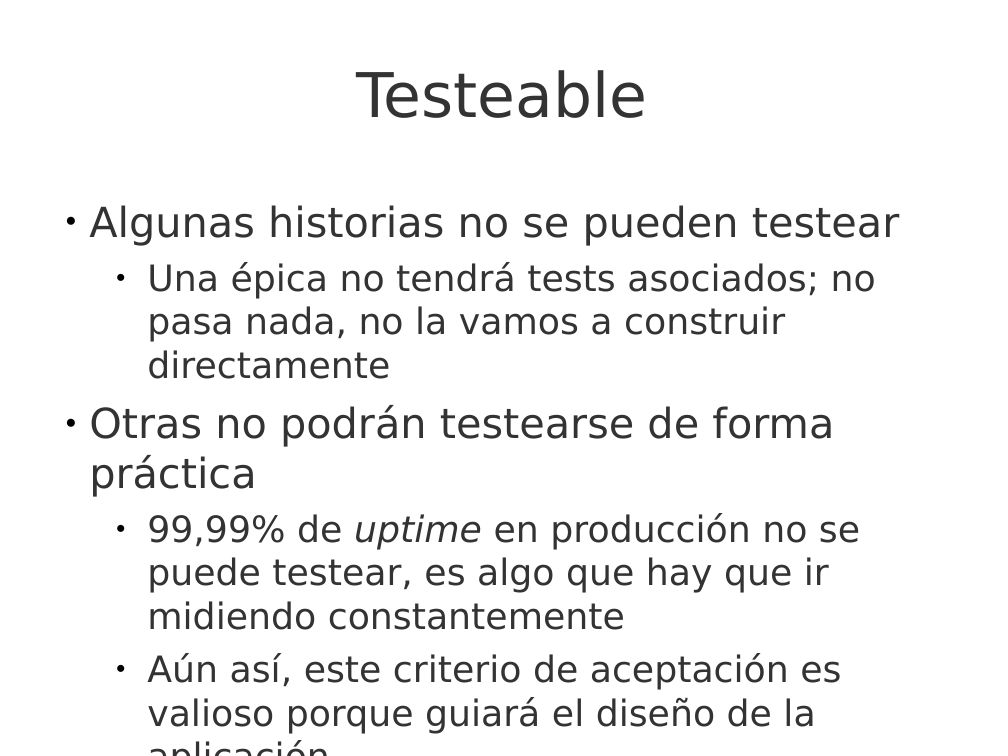
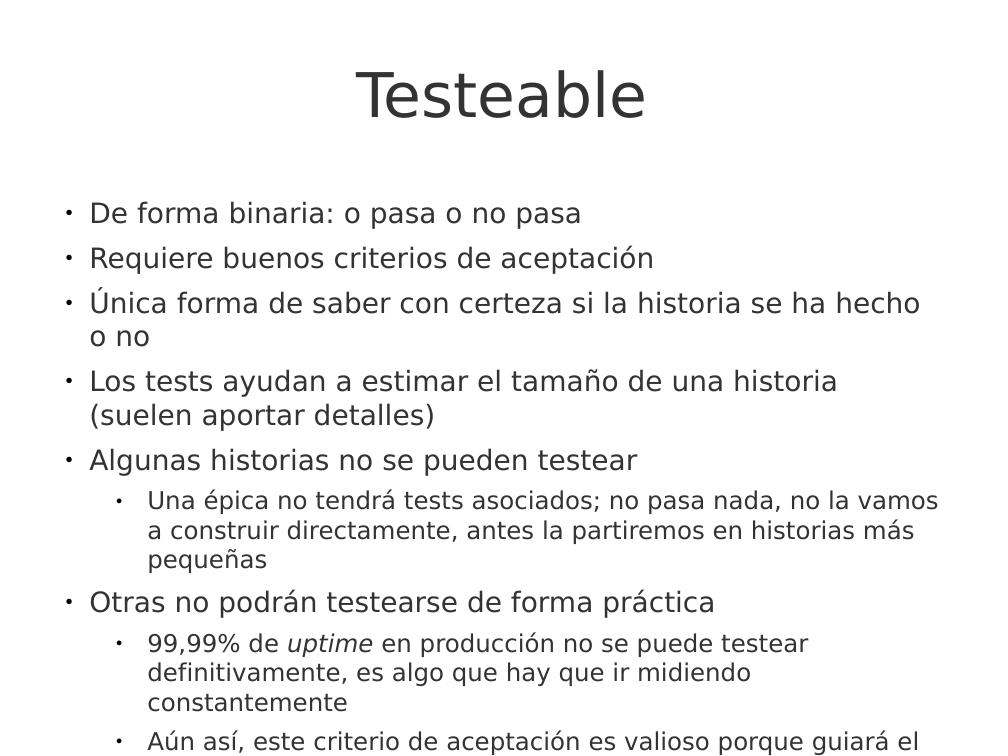
Before and after one commit to UNIZAR-30248-GeProSoft/scrum-slides, a slide deck: slide 29 of 7i_GPS-S04-Scrum-RequisitosHistoriasUsuario.odp (slide 30 before the commit). Drawn at 1008x756 pixels with LibreOffice and Linux fonts; fonts in the diff are those of the drawing; background and template pictures are left out. Boxes give left, top, right and bottom in pixels: in the first picture for what was removed or moved away, otherwise in the second. Text is boxed around its words. In the diff, an @@ line names an element or a change of style, - is before the commit and + after.

```diff
--- a/7i_GPS-S04-Scrum-RequisitosHistoriasUsuario.odp
+++ b/7i_GPS-S04-Scrum-RequisitosHistoriasUsuario.odp
@@ text at box(89, 201, 920, 431): paragraphs added @@
+● De forma binaria: o pasa o no pasa
+● Requiere buenos criterios de aceptación
+● Única forma de saber con certeza si la historia se ha hecho o no
+● Los tests ayudan a estimar el tamaño de una historia (suelen aportar detalles)
@@ text at box(89, 448, 919, 755): size 29.6 to 20 pt in "Algunas historias no se pueden testear", "Otras no podrán testearse de forma práctica"; size 25.9 to 17.5 pt in "Aún así, este criterio de aceptación es ..." @@
@@ text at box(147, 489, 939, 573): text changed; size 25.9 to 17.5 pt @@
-  ● Una épica no tendrá tests asociados; no pasa nada, no la vamos a construir directamente
+  ● Una épica no tendrá tests asociados; no pasa nada, no la vamos a construir directamente, antes la partiremos en historias más pequeñas
@@ text at box(147, 632, 808, 712): text changed; size 25.9 to 17.5 pt @@
-  ● 99,99% de uptime en producción no se puede testear, es algo que hay que ir midiendo constantemente
+  ● 99,99% de uptime en producción no se puede testear definitivamente, es algo que hay que ir midiendo constantemente
@@ page number at box(902, 732, 921, 750): text changed; size 24 to 12 pt @@
-30
+29
```
Also in this commit, not shown: 20 other slides changed, 4 slides added, 2 slides removed, 1 other file.
